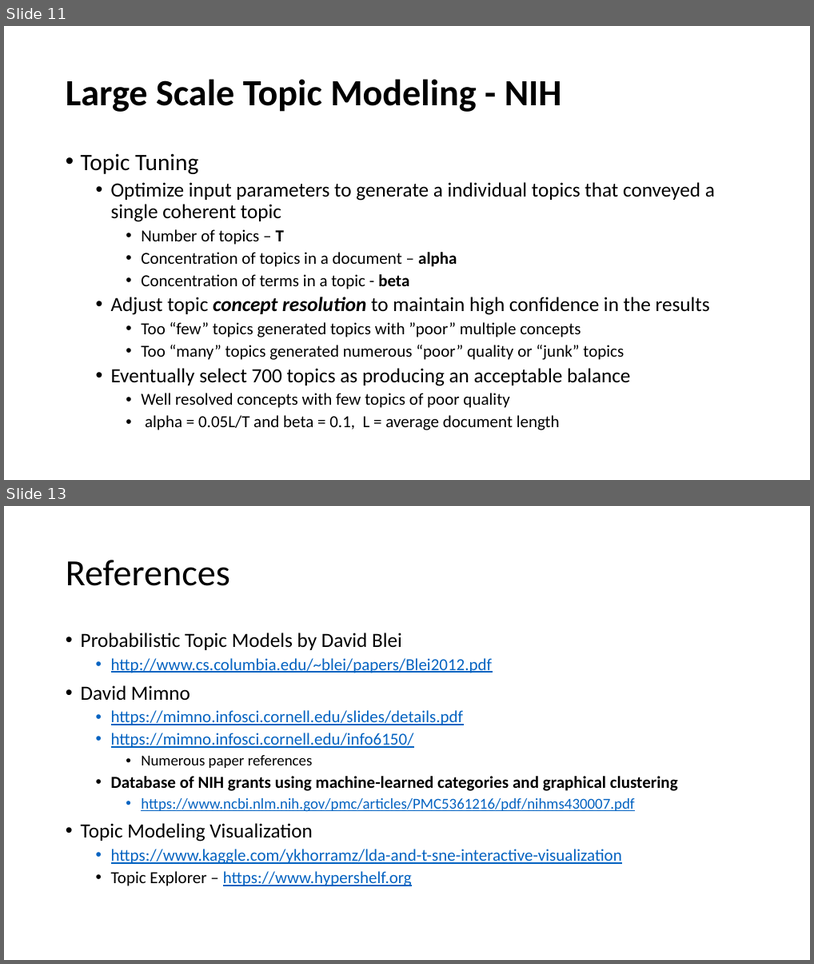
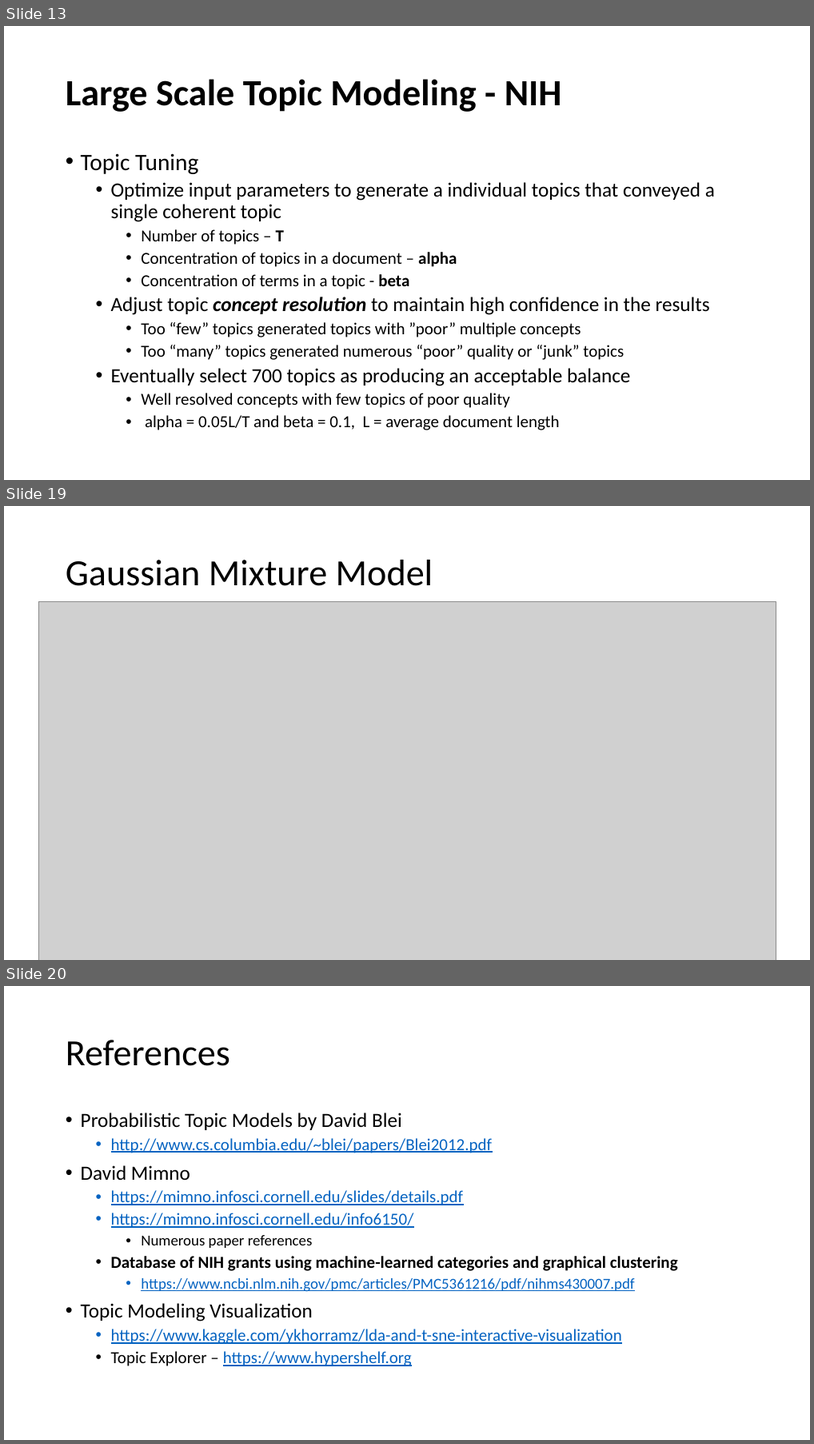
Before and after one commit to ANLY580/lectures, a slide deck: 8-topic-models/ANLY580_Fall2019_TopicModels.pptx. Shown one above the other, each under a label of ours: slides 11 and 13 before the commit, slides 13, 19 and 20 after it; the slides between them are not shown. The pictures are 814x964 and 814x1444 pixels, drawn with LibreOffice and Linux fonts; fonts in the diff are those of the drawing; grey boxes stand for pictures. Boxes give left, top, right and bottom in pixels: in the first picture for what was removed or moved away, otherwise in the second. Text is boxed around its words. In the diff, an @@ line names an element or a change of style, - is before the commit and + after.

Commit message:
update slides topic modeling

```diff
--- a/8-topic-models/ANLY580_Fall2019_TopicModels.pptx
+++ b/8-topic-models/ANLY580_Fall2019_TopicModels.pptx
@@ slide 19 added at <box>4,506,810,960</box>, background #FFFFFF @@
@@ title added at <box>66,560,434,586</box>, 44 pt, text #000000 @@
+Gaussian Mixture Model
@@ picture added at <box>38,601,777,960</box> @@
@@ what was slide 11 is now slide 13 @@
@@ what was slide 13 is now slide 20 @@
```
Also in this commit, not shown: 5 slides changed, 7 other slides added, 1 slide removed, 2 other files.
